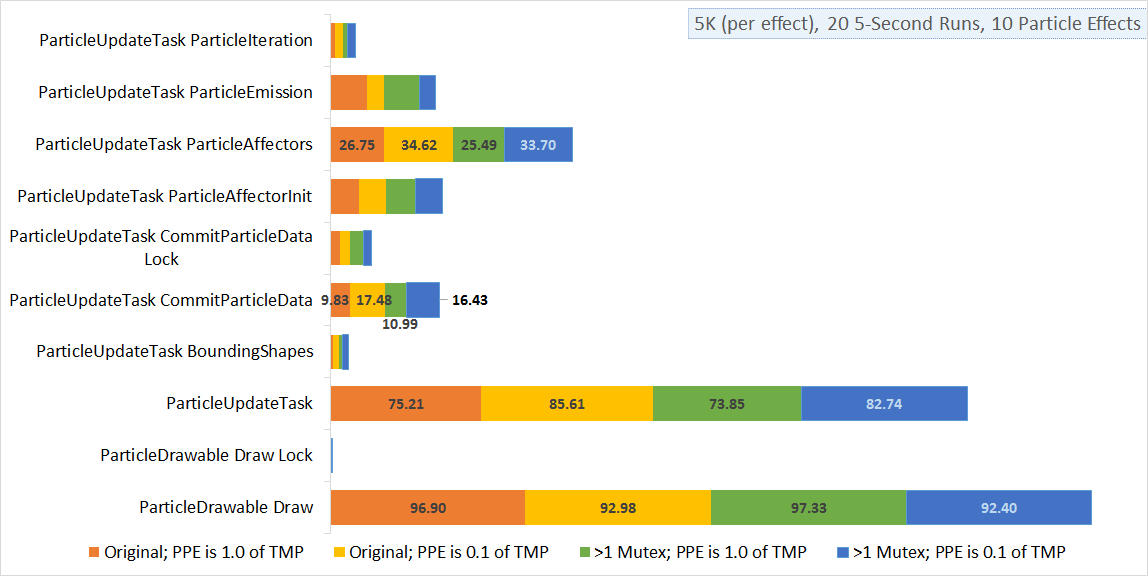
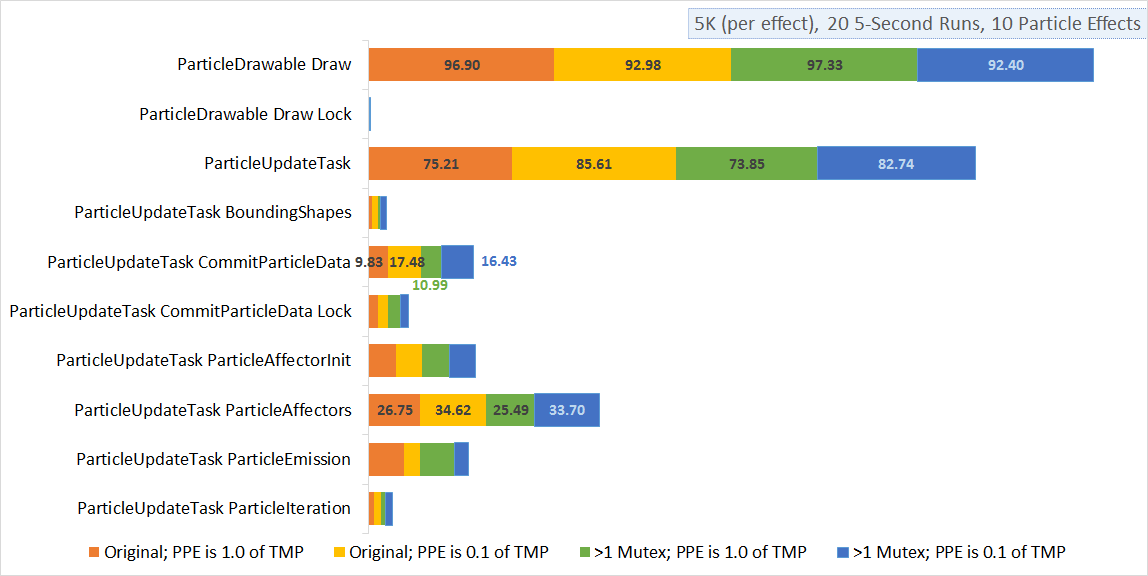
Layers edited between the first and the second w=1148, h=576 image:
added layer "Layer 5" above "Layer 4" over [10, 14, 1094, 534]
